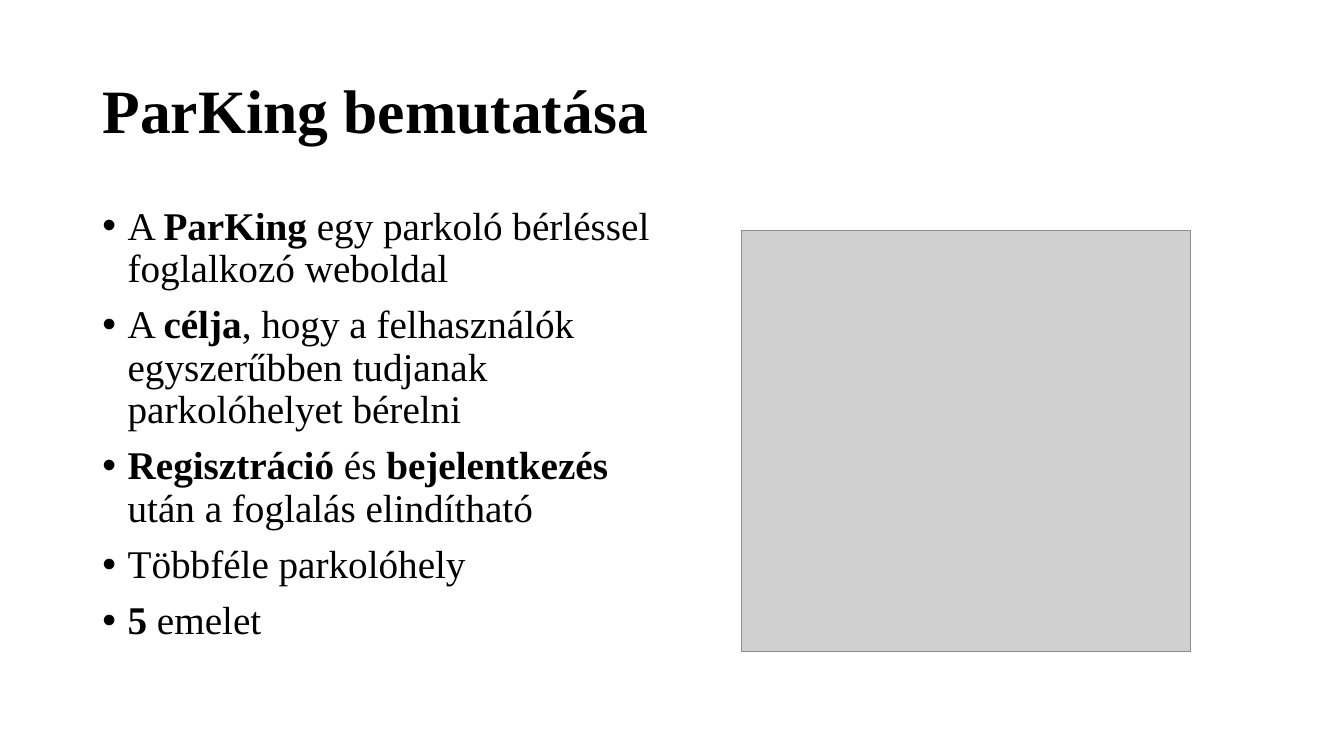
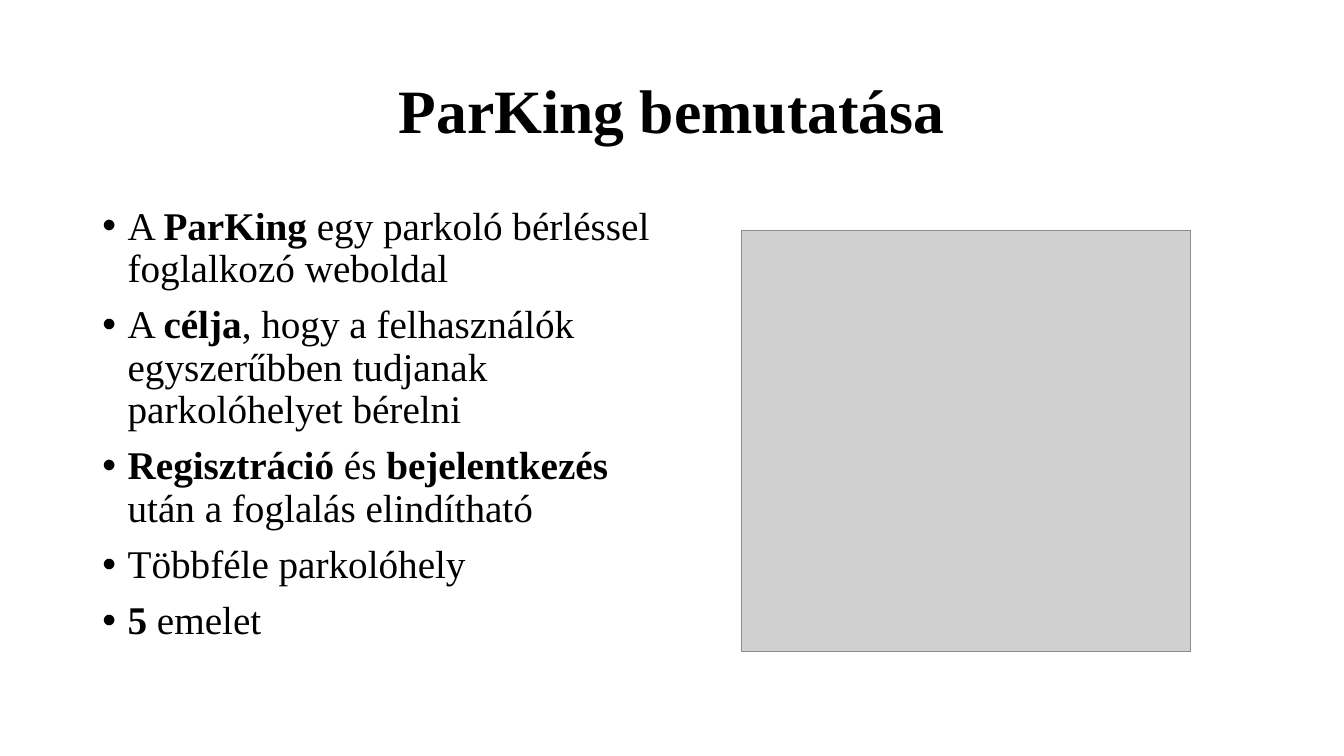
Before and after one commit to K0RN3L07/ParKing, a slide deck: slide 2 of Dokumentumok/ParKing-prezentacio.pptx (slide 3 before the commit). Drawn at 1344x756 pixels with LibreOffice and Linux fonts; fonts in the diff are those of the drawing; grey boxes stand for pictures. Boxes give left, top, right and bottom in pixels: in the first picture for what was removed or moved away, otherwise in the second. Text is boxed around its words. In the diff, an @@ line names an element or a change of style, - is before the commit and + after.

```diff
--- a/Dokumentumok/ParKing-prezentacio.pptx
+++ b/Dokumentumok/ParKing-prezentacio.pptx
@@ title "ParKing bemutatása" at [399,90,945,144]: alignment left to centre @@
```
Also in this commit, not shown: 8 other slides changed, 1 slide added, 1 slide removed.
